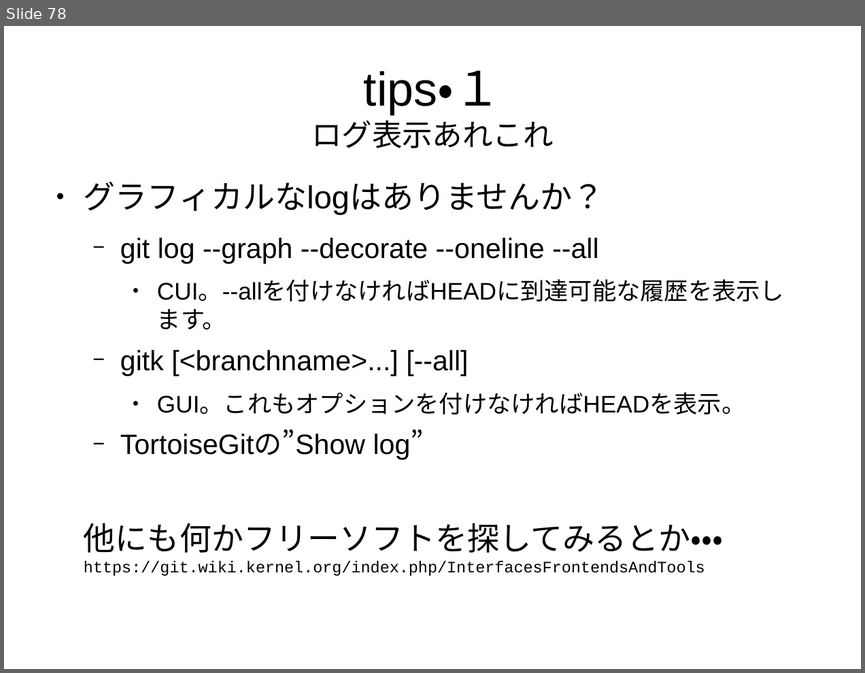
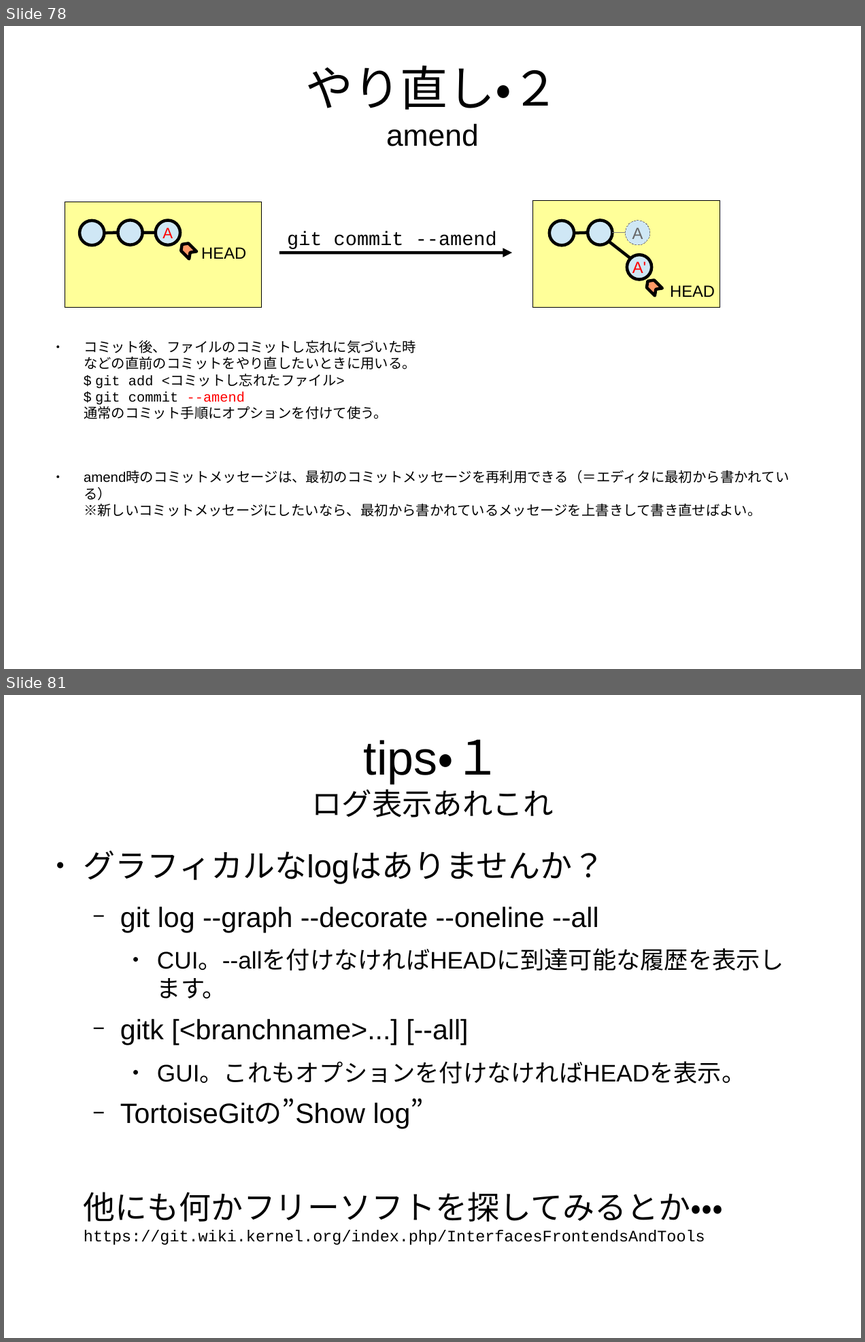
Before and after one commit to pneu/how_to_git, a slide deck: how_to_git.odp. Shown one above the other, each under a label of ours: slide 78 before the commit, slides 78 and 81 after it; the slides between them are not shown. The pictures are 865x673 and 865x1342 pixels, drawn with LibreOffice and Linux fonts; fonts in the diff are those of the drawing. Boxes give left, top, right and bottom in pixels: in the first picture for what was removed or moved away, otherwise in the second. Text is boxed around its words. In the diff, an @@ line names an element or a change of style, - is before the commit and + after.

```diff
--- a/how_to_git.odp
+++ b/how_to_git.odp
@@ slide 78 added at box(4, 26, 861, 669), background #FFFFFF @@
@@ title added at box(305, 65, 559, 146), 44 pt, text #000000 @@
+やり直し・２
+amend
@@ rectangle added at box(65, 201, 262, 308), fill #FFFF99, outline #000000 0 pt @@
@@ rectangle added at box(532, 200, 720, 308), fill #FFFF99, outline #000000 0 pt @@
@@ ellipse added at box(79, 220, 104, 245), fill #CFE7F5, outline #000000 2.83 pt @@
@@ ellipse added at box(118, 220, 143, 245), fill #CFE7F5, outline #000000 2.83 pt @@
@@ ellipse added at box(156, 220, 181, 245), fill #CFE7F5, outline #000000 2.83 pt, 14 pt, text #FF0000 @@
+A
@@ ellipse added at box(550, 220, 575, 245), fill #CFE7F5, outline #000000 2.83 pt @@
@@ ellipse added at box(588, 220, 613, 245), fill #CFE7F5, outline #000000 2.83 pt @@
@@ ellipse added at box(626, 220, 650, 245), fill #CFE7F5, outline #808080 0 pt, 15 pt, text #666666 @@
+A
@@ line added from (104, 233) to (118, 233), #000000 2.83 pt @@
@@ line added from (143, 233) to (156, 233), #000000 2.83 pt @@
@@ freeform shape added at box(178, 241, 197, 259), fill #FF9966, outline #000000 2.83 pt @@
@@ text added at box(201, 247, 246, 259), 15 pt, text #000000 @@
+HEAD
@@ text added at box(287, 231, 497, 249), 18 pt, text #000000 @@
+git commit --amend
@@ line added from (574, 233) to (588, 233), #000000 2.83 pt @@
@@ line added from (609, 242) to (631, 259), #000000 2.83 pt @@
@@ line added from (613, 233) to (626, 233), #808080 0 pt @@
@@ arrow added from (279, 252) to (513, 252), #000000 2.83 pt @@
@@ ellipse added at box(627, 254, 651, 280), fill #CFE7F5, outline #000000 2.83 pt, 15 pt, text #FF0000 @@
+A'
@@ freeform shape added at box(644, 277, 662, 296), fill #FF9966, outline #000000 2.83 pt @@
@@ text added at box(670, 285, 715, 297), 15 pt, text #000000 @@
+HEAD
@@ text added at box(84, 340, 789, 516), 12.8 pt, text #000000 @@
+● コミット後、ファイルのコミットし忘れに気づいた時
+  などの直前のコミットをやり直したいときに用いる。
+  $ git add <コミットし忘れたファイル>
+  $ git commit --amend
+  通常のコミット手順にオプションを付けて使う。
+● amend時のコミットメッセージは、最初のコミットメッセージを再利用できる（＝エディタに最初から書かれている）
+  ※新しいコミットメッセージにしたいなら、最初から書かれているメッセージを上書きして書き直せばよい。
@@ what was slide 78 is now slide 81 @@
```
Also in this commit, not shown: 6 slides changed, 3 other slides added, 2 slides removed.
